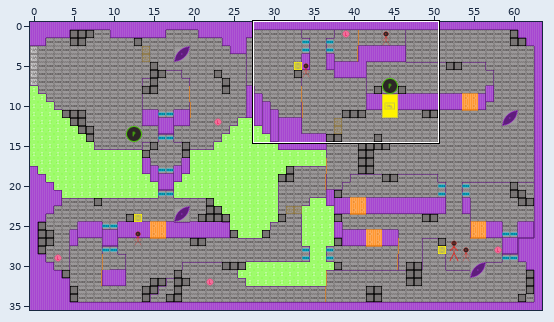
Level history. Tiled map (JSON): assets/data/level1_greyboxing.tmj. The first picture is a wide view before the edit; the outline marks the close-up.
Close-up. Earlier state:
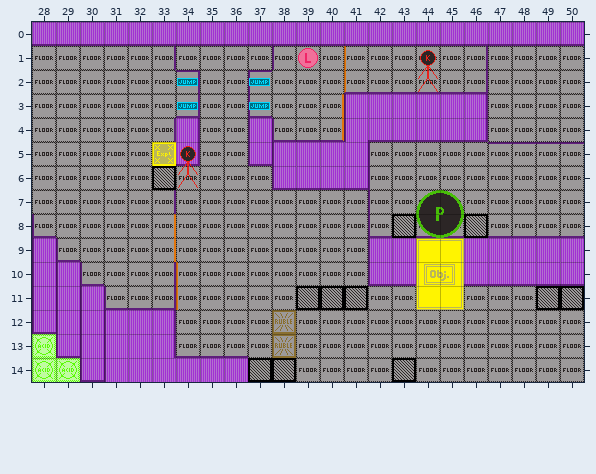
Cells are 24x24 px. Shown: x 28..50, y 0..14. The commit also changed other parts of the map, which this record leaves out.
Once edited:
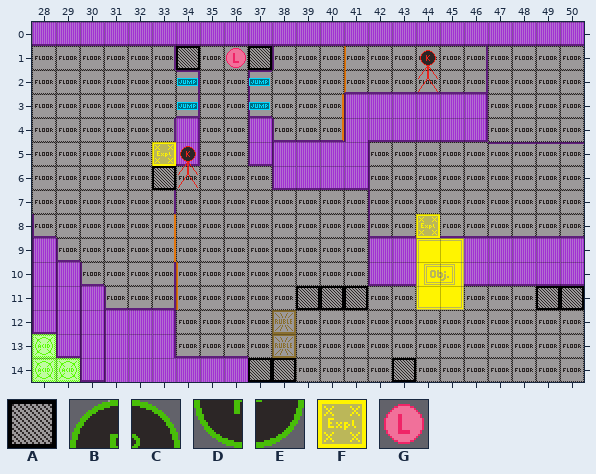
Key: from "hive_DESI_GreyboxingTileset_23": A 7, B 28, C 29, D 38, E 39, F 77, G 85.
_ is an empty cell, . an unchanged one.
Changes in this commit:
--- layer "Non-Interactables 2"
@@ x 34..37 @@
- 1 _.._
+ 1 A..A
--- layer "Interactables 2"
@@ x 36..36 @@
- 1 _
+ 1 G
--- layer "Non-Interactables 3"
@@ x 43..46 @@
- 8 A..A
+ 8 _.._
--- layer "Interactables 3"
@@ x 39..39 @@
- 1 G
+ 1 _
@@ x 44..45 @@
- 7 BC
- 8 DE
+ 7 __
+ 8 F_
Changed places in both close-ups, as pixel boxes (x1, y1, x2, y2):
added: (176, 46, 200, 70)
added: (226, 46, 272, 70)
removed: (298, 48, 318, 68)
changed: (392, 190, 488, 238)
